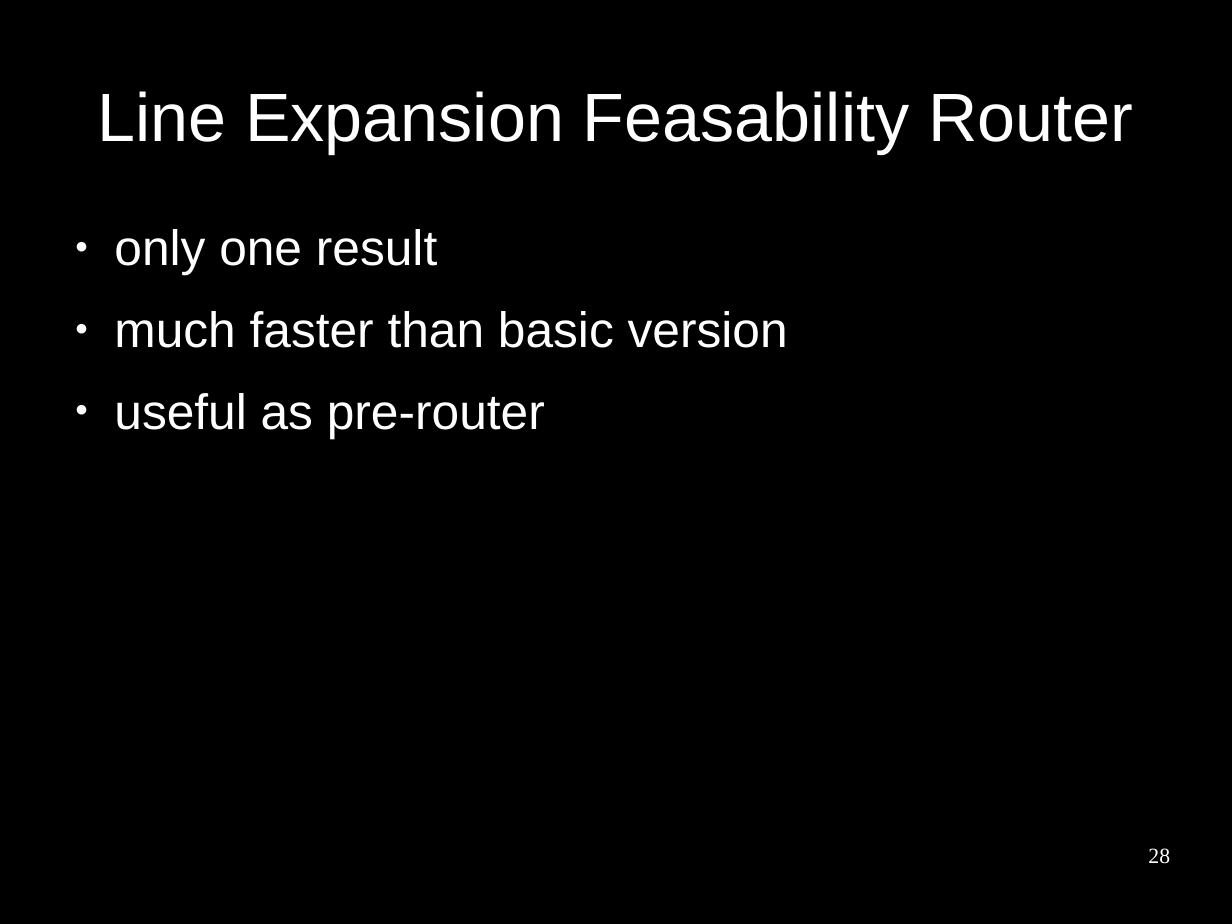
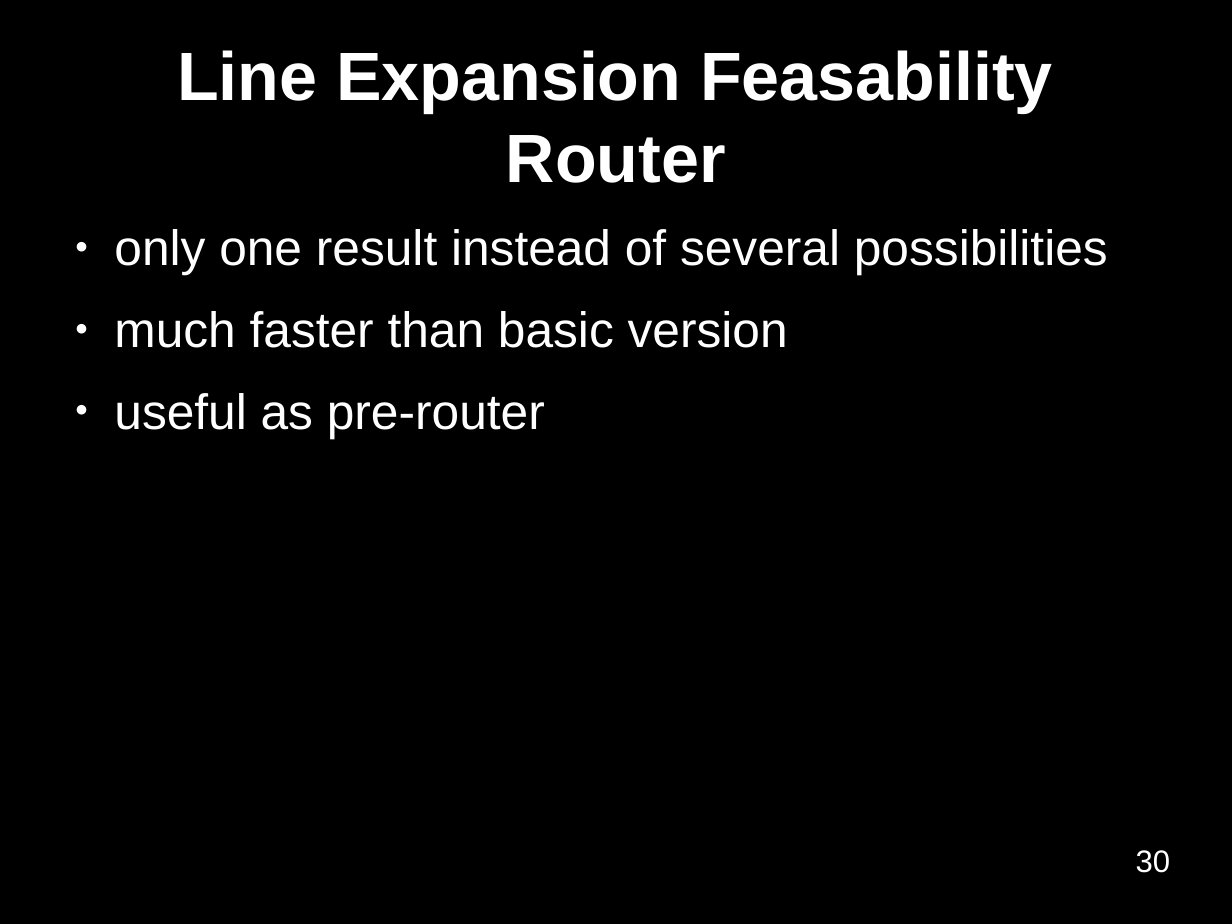
Before and after one commit to benediktibk/bachelorthesis, a slide deck: slide 30 of presentation.odp (slide 28 before the commit). Drawn at 1232x924 pixels with LibreOffice and Linux fonts; fonts in the diff are those of the drawing; background and template pictures are left out. Boxes give left, top, right and bottom in pixels: in the first picture for what was removed or moved away, otherwise in the second. Text is boxed around its words. In the diff, an @@ line names an element or a change of style, - is before the commit and + after.

```diff
--- a/presentation.odp
+++ b/presentation.odp
@@ title "Line Expansion Feasability Router" at (177,50,1053,183): bold on @@
@@ text at (114,229,1108,275): text changed @@
-● only one result
+● only one result instead of several possibilities
@@ page number at (1136,850,1171,873): text changed; size 14 to 20 pt; font Times New Roman to Arial @@
-28
+30
```
Also in this commit, not shown: 40 other slides changed, 2 slides added, 1 other file.
